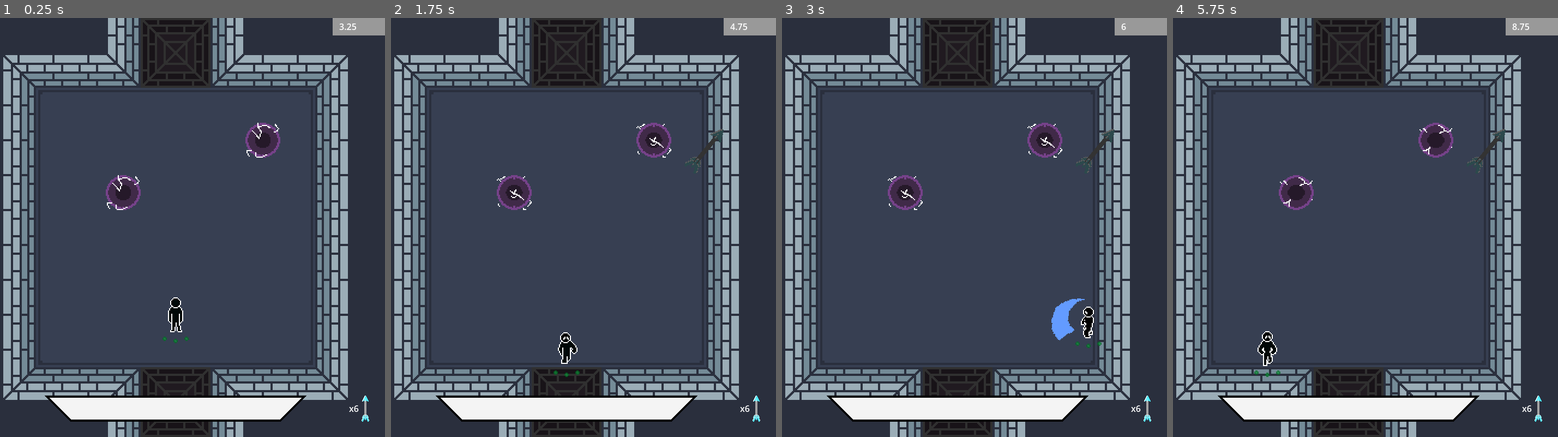
Above: before the commit, frames 1-4 (left to right).
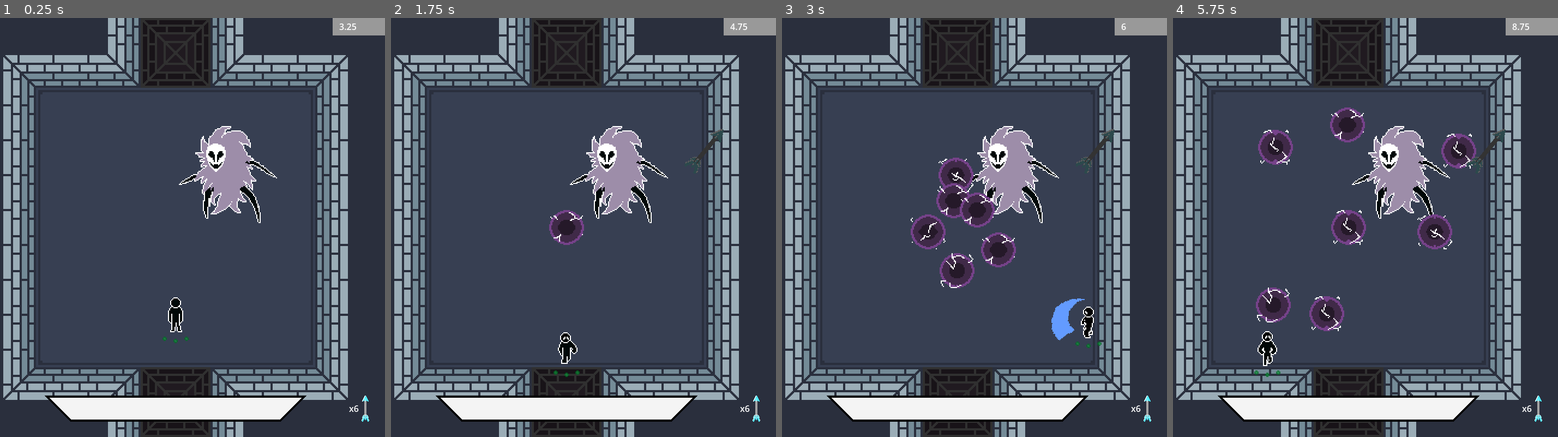
Above: after the commit, the same moments.

Repository: Svedek/The_Seeker
Game: Godot game, scene res://World/arena.tscn
Same seed, same stepped clock (60 frames per second), same inputs: the game is played once before the commit and once after it. The engine's default icon, where the game draws it, is replaced by a stand-in: a white triangle on a blue panel in a dark square.
Inputs (mouse positions are in pixels of both pictures, inside the frame that each line leads up to):
- Up to frame 1 (0.25 s): no input
- Up to frame 2 (1.75 s): move the mouse to (660, 206) at 0.52 s; hold Right (ui_right) 0.53-1.28 s; hold Right mouse button (aim) 0.53-1.28 s; click (660, 206) at 0.8 s; move the mouse to (483, 248) at 1.27 s; hold Down (ui_down) from 1.28 s (still down); click (483, 248) at 1.35 s; tap 6 at 1.55 s
- Up to frame 3 (3 s): move the mouse to (997, 135) at 2.02 s; release Down (ui_down) at 2.03 s; hold Right (ui_right) 2.03-2.78 s; hold 6 2.03-2.78 s; tap 7 at 2.3, 2.85 s; move the mouse to (936, 311) at 2.77 s; hold Up (ui_up) from 2.78 s (still down); click (936, 311) at 2.92 s
- Up to frame 4 (5.75 s): tap 8 at 3.05 s; move the mouse to (1473, 290) at 3.52 s; release Up (ui_up) at 3.53 s; hold 8 3.53-4.28 s; hold Left (ui_left) 3.53-5.03 s; right-click (1473, 290) at 3.8 s; move the mouse to (1223, 164) at 4.27 s; right-click (1223, 164) at 4.35 s; click (1223, 164) at 4.55 s; move the mouse to (1369, 227) at 5.02 s; press the mouse at (1369, 227) at 5.03 s; hold Down (ui_down) from 5.03 s (still down); tap 6 at 5.3 s

The runs differ from the first frame. In frame 1, 3.1% of the frame differs, in the area x 27-73%, y 25-49%; in frame 2, 3.4%; in frame 3, 4.7%; in frame 4, 5.2%, in the area x 21-79%, y 21-75%.

Commit message:
Orb Movement and Dion Art Started

Diff:
--- a/The_Seeker/Actors/Collectable/Arrow/arrow_collectable.gd
+++ b/The_Seeker/Actors/Collectable/Arrow/arrow_collectable.gd
@@ -15,7 +15,8 @@
 		return
 	activate()
 	var pos_tween = create_tween().set_parallel(true)
-	pos_tween.tween_property(self, "position", (Vector2.DOWN.rotated(rotation + randf_range(-0.25*PI, 0.25*PI)) * (32 + randi() % 48)) , 1.0).as_relative().set_trans(Tween.TRANS_CIRC).set_ease(Tween.EASE_OUT)
+	# pos_tween.tween_property(self, "position", (Vector2.DOWN.rotated(rotation + randf_range(-0.25*PI, 0.25*PI)) * (16 + randi() % 48)) , 1.0).as_relative().set_trans(Tween.TRANS_CIRC).set_ease(Tween.EASE_OUT)
+	pos_tween.tween_property(self, "position", (-global_position.normalized().rotated(randf_range(-0.25*PI, 0.25*PI)) * (32 + randi() % 32)) , 1.0).as_relative().set_trans(Tween.TRANS_CIRC).set_ease(Tween.EASE_OUT)
 	pos_tween.tween_property(self, "rotation", randf_range(-1.5*PI, 1.5*PI), 1.0).as_relative().set_trans(Tween.TRANS_CIRC).set_ease(Tween.EASE_OUT)
 	await pos_tween.finished
 
--- a/The_Seeker/Actors/Creatures/Bots/enforcerbot.tscn
+++ b/The_Seeker/Actors/Creatures/Bots/enforcerbot.tscn
@@ -4,7 +4,7 @@
 [ext_resource type="Script" path="res://Actors/Creatures/Bots/enforcerbot.gd" id="1_lljhc"]
 [ext_resource type="Texture2D" uid="uid://bmdd6e105nb0h" path="res://Actors/Creatures/Bots/enforcerbot.png" id="2_berdx"]
 
-[sub_resource type="RectangleShape2D" id="RectangleShape2D_lw6w6"]
+[sub_resource type="CircleShape2D" id="CircleShape2D_05l5u"]
 
 [sub_resource type="CapsuleShape2D" id="CapsuleShape2D_fjasm"]
 radius = 6.0
@@ -320,8 +320,8 @@
 visible = false
 collision_layer = 128
 
-[node name="CollisionShape2D" parent="Hurtbox" index="0"]
-shape = SubResource("RectangleShape2D_lw6w6")
+[node name="CollisionShape2D" type="CollisionShape2D" parent="Hurtbox"]
+shape = SubResource("CircleShape2D_05l5u")
 
 [node name="CollisionShape2D" type="CollisionShape2D" parent="."]
 position = Vector2(0, -3)
@@ -341,9 +341,10 @@
 }
 
 [node name="AnimationTree" type="AnimationTree" parent="."]
+root_node = NodePath("../Sprite2D")
+libraries = {
+"": SubResource("AnimationLibrary_5p51f")
+}
 tree_root = SubResource("AnimationNodeBlendSpace2D_3ejdh")
 anim_player = NodePath("../AnimationPlayer")
-active = true
 parameters/blend_position = Vector2(0, 0)
-
-[editable path="Hurtbox"]
--- /dev/null
+++ b/The_Seeker/Actors/Orb/orb.gd
@@ -0,0 +1,80 @@
+extends Area2D
+
+signal pierced
+@onready var animation_player: AnimationPlayer = $AnimationPlayer
+const ORB_LAYER = 1 << 8
+
+var speed = 128
+var target = Vector2.ZERO
+var movement_func = _move_dir
+
+var _velocity = Vector2.ZERO
+
+
+func _ready():
+	GameManager.new_stage.connect(activate)
+
+
+func physics_process(delta): # Called from orb_controller
+	if !$Hitbox.monitoring:
+		return
+
+	movement_func.call(delta)
+
+	position += _velocity
+
+
+func activate():
+	collision_layer = ORB_LAYER
+	$Hitbox.monitoring = true
+	animation_player.play("active")
+
+
+func orb_pierced():
+	collision_layer = 0
+	$Hitbox.monitoring = false
+	animation_player.play("deactive")
+	GameManager.orb_shot()
+
+
+func set_move_dir():
+	movement_func = _move_dir
+
+
+func set_move_pos():
+	movement_func = _move_pos
+
+
+func _move_dir(delta):
+	_velocity += target * speed * delta
+	_velocity = _velocity.limit_length(speed * delta)
+
+
+func _move_pos(delta):
+	var dir = (target - global_position).normalized()
+	_velocity += dir * speed * delta
+	_velocity = _velocity.limit_length(speed * delta)
+
+
+func _on_right_bumper_body_entered(body):
+	if _velocity.x > 0:
+		_velocity.x *= -1
+		target.x *= -1
+
+
+func _on_top_bumper_body_entered(body):
+	if _velocity.y < 0:
+		_velocity.y *= -1
+		target.y *= -1
+
+
+func _on_left_bumper_body_entered(body):
+	if _velocity.x < 0:
+		_velocity.x *= -1
+		target.x *= -1
+
+
+func _on_bot_bumper_body_entered(body):
+	if _velocity.y > 0:
+		_velocity.y *= -1
+		target.y *= -1
--- a/The_Seeker/Actors/orb.tscn
+++ b/The_Seeker/Actors/Orb/orb.tscn
@@ -1,7 +1,7 @@
-[gd_scene load_steps=10 format=3 uid="uid://8xaq1ub5lvqd"]
+[gd_scene load_steps=11 format=3 uid="uid://8xaq1ub5lvqd"]
 
 [ext_resource type="Texture2D" uid="uid://dcc6vitjnsbul" path="res://Misc/TEMP/orb.png" id="1_nuomw"]
-[ext_resource type="Script" path="res://Actors/orb.gd" id="1_vdhes"]
+[ext_resource type="Script" path="res://Actors/Orb/orb.gd" id="1_vdhes"]
 [ext_resource type="PackedScene" uid="uid://ckqeh7bxqv75i" path="res://Collision/hitbox.tscn" id="3_qlnr8"]
 
 [sub_resource type="Animation" id="Animation_jvafh"]
@@ -66,6 +66,9 @@
 [sub_resource type="CircleShape2D" id="CircleShape2D_ucnwq"]
 radius = 13.0
 
+[sub_resource type="RectangleShape2D" id="RectangleShape2D_xou03"]
+size = Vector2(16, 8)
+
 [node name="Orb" type="Area2D"]
 collision_layer = 256
 collision_mask = 0
@@ -91,3 +94,43 @@
 [node name="CollisionShape2D" type="CollisionShape2D" parent="Hitbox"]
 shape = SubResource("CircleShape2D_ucnwq")
 debug_color = Color(1, 0, 0, 0.419608)
+
+[node name="RightBumper" type="Area2D" parent="."]
+rotation = -1.5708
+collision_layer = 0
+
+[node name="CollisionShape2D" type="CollisionShape2D" parent="RightBumper"]
+position = Vector2(0, 16)
+shape = SubResource("RectangleShape2D_xou03")
+debug_color = Color(0.678431, 0.505882, 0, 0.419608)
+
+[node name="TopBumper" type="Area2D" parent="."]
+rotation = 3.14159
+collision_layer = 0
+
+[node name="CollisionShape2D" type="CollisionShape2D" parent="TopBumper"]
+position = Vector2(0, 16)
+shape = SubResource("RectangleShape2D_xou03")
+debug_color = Color(0.678431, 0.505882, 0, 0.419608)
+
+[node name="LeftBumper" type="Area2D" parent="."]
+rotation = 1.5708
+collision_layer = 0
+
+[node name="CollisionShape2D" type="CollisionShape2D" parent="LeftBumper"]
+position = Vector2(0, 16)
+shape = SubResource("RectangleShape2D_xou03")
+debug_color = Color(0.678431, 0.505882, 0, 0.419608)
+
+[node name="BotBumper" type="Area2D" parent="."]
+collision_layer = 0
+
+[node name="CollisionShape2D" type="CollisionShape2D" parent="BotBumper"]
+position = Vector2(0, 16)
+shape = SubResource("RectangleShape2D_xou03")
+debug_color = Color(0.678431, 0.505882, 0, 0.419608)
+
+[connection signal="body_entered" from="RightBumper" to="." method="_on_right_bumper_body_entered"]
+[connection signal="body_entered" from="TopBumper" to="." method="_on_top_bumper_body_entered"]
+[connection signal="body_entered" from="LeftBumper" to="." method="_on_left_bumper_body_entered"]
+[connection signal="body_entered" from="BotBumper" to="." method="_on_bot_bumper_body_entered"]
--- /dev/null
+++ b/The_Seeker/Actors/Orb/orb_controller.gd
@@ -0,0 +1,57 @@
+extends Node
+
+const ORB = preload("res://Actors/Orb/orb.tscn")
+var orbs = 0
+var move_func
+
+var _radius = -1.0
+var _time = 0.0
+
+func _input(event): # TODO TESTING
+	if Input.is_physical_key_pressed(KEY_6):
+		spawn_orb(Vector2.ZERO)
+	if Input.is_physical_key_pressed(KEY_7):
+		switch_to_spiral()
+	if Input.is_physical_key_pressed(KEY_8):
+		switch_to_bounce()
+
+
+func _physics_process(delta):
+	if move_func:
+		move_func.call()
+	for orb in get_children():
+		orb.physics_process(delta)
+	_time += delta
+
+
+func spawn_orb(pos: Vector2):
+	var child = ORB.instantiate()
+	add_child(child)
+	child.global_position = pos
+	orbs += 1
+
+
+func switch_to_spiral():
+	_radius = 32 * (orbs/3)
+	_time = 0.0
+	move_func = move_spiral
+	for orb in get_children():
+		orb.set_move_pos()
+
+
+func switch_to_bounce():
+	for orb in get_children():
+		orb.set_move_dir()
+		orb.target = Vector2(randf()*2-1, randf()*2-1).normalized()
+	move_func = move_bounce
+
+
+func move_spiral():
+	var children = get_children()
+	for i in range(children.size()):
+		var theta = 2.0/orbs*PI*i + 2*PI*_time/4
+		children[i].target = Vector2(cos(theta), sin(theta)) * _radius
+
+
+func move_bounce():
+	pass
--- /dev/null
+++ b/The_Seeker/Actors/Orb/orb_controller.tscn
@@ -0,0 +1,6 @@
+[gd_scene load_steps=2 format=3 uid="uid://bfc8hmf7w55j0"]
+
+[ext_resource type="Script" path="res://Actors/Orb/orb_controller.gd" id="1_wg8j7"]
+
+[node name="OrbController" type="Node"]
+script = ExtResource("1_wg8j7")
--- a/The_Seeker/Actors/orb.gd
+++ /dev/null
@@ -1,16 +0,0 @@
-extends Area2D
-
-signal pierced
-@onready var animation_player: AnimationPlayer = $AnimationPlayer
-
-
-func _ready():
-	GameManager.new_stage.connect(activate)
-
-func activate():
-	monitorable = true
-	animation_player.play("active")
-
-func orb_pierced():
-	monitorable = false
-	animation_player.play("deactive")
--- a/The_Seeker/GameManager.gd
+++ b/The_Seeker/GameManager.gd
@@ -2,7 +2,9 @@
 
 signal new_stage()
 
-func _input(event):
-
+func _input(event): # TODO TESTING
 	if Input.is_physical_key_pressed(KEY_9):
 		new_stage.emit()
+
+func orb_shot(): # TODO
+	print("GameManager.orb_shot")
--- a/The_Seeker/States/PlayerStates/AimState.gd
+++ b/The_Seeker/States/PlayerStates/AimState.gd
@@ -84,7 +84,6 @@
 
 		var orb_hit = false
 		for i in range(_shapecast.collision_result.size()):
-			print(i)
 			var collider = _shapecast.collision_result[i].collider
 			if collider.has_method("take_damage"):
 				collider.take_damage(SHOT_DAMAGE)
--- a/The_Seeker/States/PlayerStates/DashState.gd
+++ b/The_Seeker/States/PlayerStates/DashState.gd
@@ -2,6 +2,7 @@
 
 #TODO maybe have dash speed influenced by input dir slightly
 #TODO if redo movement system to be not snap movement, have dash be boost of speed with input momvement too?
+#TODO initial frames do not provide invincibility likely due to monitorable being changed in animation
 
 signal dash_charges_update(charges:int)
 
--- a/The_Seeker/World/arena.tscn
+++ b/The_Seeker/World/arena.tscn
@@ -1,9 +1,10 @@
-[gd_scene load_steps=7 format=3 uid="uid://cdkjuokn3yjp7"]
+[gd_scene load_steps=8 format=3 uid="uid://cdkjuokn3yjp7"]
 
 [ext_resource type="PackedScene" uid="uid://dijbsr6yuija1" path="res://Actors/Creatures/Player/player.tscn" id="1_qlgki"]
 [ext_resource type="TileSet" uid="uid://c6hoh56g4x836" path="res://World/Boink_Tileset.tres" id="3_68mpw"]
 [ext_resource type="PackedScene" uid="uid://bu4yhyn64sud4" path="res://World/room_sensor.tscn" id="4_p31mb"]
-[ext_resource type="PackedScene" uid="uid://8xaq1ub5lvqd" path="res://Actors/orb.tscn" id="5_niyho"]
+[ext_resource type="Texture2D" uid="uid://cllednt6w40rp" path="res://Misc/TEMP/Dion.png" id="6_cjrm8"]
+[ext_resource type="PackedScene" uid="uid://bfc8hmf7w55j0" path="res://Actors/Orb/orb_controller.tscn" id="6_gv55u"]
 [ext_resource type="PackedScene" uid="uid://6h8jq2ohqyda" path="res://Menus+GUI/gameplay_gui.tscn" id="6_nvq5b"]
 
 [sub_resource type="RectangleShape2D" id="RectangleShape2D_irlqw"]
@@ -29,11 +30,11 @@
 [node name="CollisionShape2D" parent="TileMap/RoomSensorSmall2" index="0"]
 shape = SubResource("RectangleShape2D_irlqw")
 
-[node name="Orb" parent="." instance=ExtResource("5_niyho")]
-position = Vector2(-48, -32)
+[node name="OrbController" parent="." instance=ExtResource("6_gv55u")]
 
-[node name="Orb2" parent="." instance=ExtResource("5_niyho")]
-position = Vector2(80, -80)
+[node name="Dion" type="Sprite2D" parent="."]
+position = Vector2(48, -48)
+texture = ExtResource("6_cjrm8")
 
 [connection signal="update_arrows" from="Player" to="CanvasLayer/GameplayGUI" method="_on_player_update_arrows"]
 
Binary file added: The_Seeker/Misc/TEMP/Dion.png
Not shown, added: The_Seeker/Misc/TEMP/Dion.png.import
Binary file added: The_Seeker/Misc/TEMP/Dion64.png
Not shown, added: The_Seeker/Misc/TEMP/Dion64.png.import
Not shown, added: Extras/Dion.aseprite
Not shown, added: Extras/DionSpin.gif
